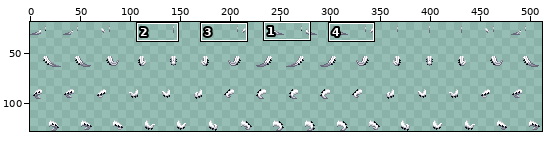
Sprite sheet -- Resources/Textures/Mobs/Customization/reptilian_parts.rsi/tail_spikes_wagging.png. Above: a wide view before the commit, with the close-up outlined.
Close-up. Earlier state:
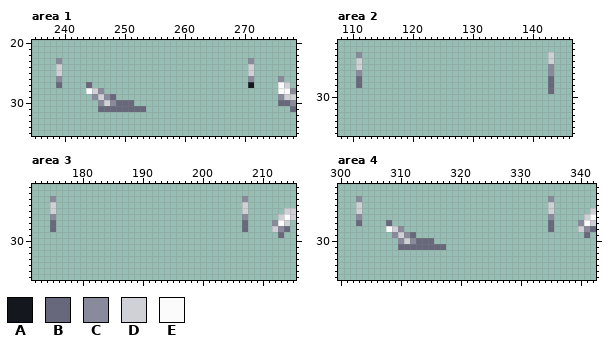
The file is 512x128 pixels. Pixels under 10% opacity are left out. Colours within 5 levels of each other are drawn and written as one. Shown: area 1: x 235..278, y 20..35; area 2: x 108..146, y 21..36; area 3: x 172..215, y 21..36; area 4: x 300..342, y 21..36. The wide view leaves out empty margins. The commit also changed other parts of the picture, which this record leaves out.
Palette (. is transparent): A #15171f  B #67687c  C #898a9c  D #d0d0d7  E #fbfbfc
Pixels before, area 1, first column x 239:
23 C...............................C.......
24 D...............................D.......
25 D...............................D.......
26 C...............................C....C..
27 B....B..........................A....ED.
28 .....EDC.............................EEC
29 ......CDCB...........................CDD
30 .......CDCBBB........................BBC
31 .......BBBBBBBB........................B
Pixels before, area 2, first column x 111:
23 C...............................D
24 D...............................D
25 D...............................C
26 C...............................C
27 B...............................B
28 B...............................B
29 ................................B
Pixels before, area 3, first column x 175:
23 C...............................C........
24 D...............................D........
25 D...............................D......DD
26 C...............................C.....DED
27 B...............................B....CED.
28 B...............................B....DCB.
29 ......................................B..
Pixels before, area 4, first column x 303:
23 C...............................C.......
24 D...............................D.......
25 D...............................D......D
26 C...............................C.....DE
27 B....B..........................B....CED
28 .....EDC........................B....DCB
29 ......CDCB............................B.
30 .......CDCBBB...........................
31 .......BBBBBBBB.........................
New version:
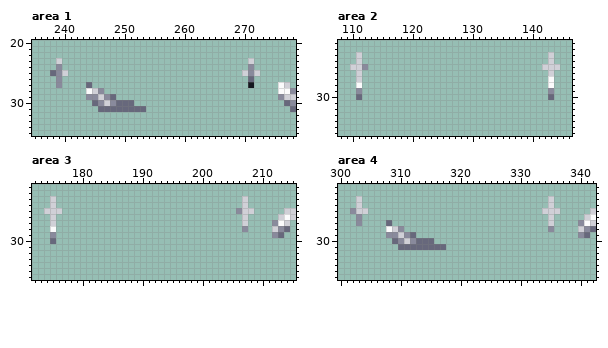
From old to new:
Area 1:
y 23: x 239 C -> D; x 271 C -> D
y 24: x 239 D -> C; x 271 D -> C
y 25: x 238..240 .D. -> BCD; x 270..272 .D. -> DCD
y 26: x 271 C -> B; x 276 C -> .
y 27: x 239 B -> C
y 29: x 244 . -> C
y 30: x 245 . -> B; x 276 B -> .
Area 2:
y 23: x 111 C -> D
y 25: x 110 . -> D; x 112 . -> C; x 142..144 .C. -> DDD
y 26: x 111 C -> D; x 143 C -> D
y 27: x 111 B -> D; x 143 B -> E
y 28: x 111 B -> E; x 143 B -> E
y 29: x 111 . -> C; x 143 B -> C
y 30: x 111 . -> B; x 143 . -> B
Area 3:
y 23: x 175 C -> D; x 207 C -> D
y 25: x 174 . -> D; x 176 . -> D; x 206 . -> C; x 208 . -> D
y 26: x 175 C -> D; x 207 C -> D
y 27: x 175 B -> D; x 207 B -> D
y 28: x 175 B -> E; x 207 B -> C
y 29: x 175 . -> C; x 212 . -> C
y 30: x 175 . -> B
Area 4:
y 23: x 303 C -> D; x 335 C -> D
y 25: x 302 . -> C; x 304 . -> D; x 334 . -> D; x 336 . -> D
y 26: x 335 C -> D
y 27: x 303 B -> C; x 335 B -> D
y 28: x 335 B -> C
y 29: x 308 . -> C; x 340 . -> C
y 30: x 309 . -> B
